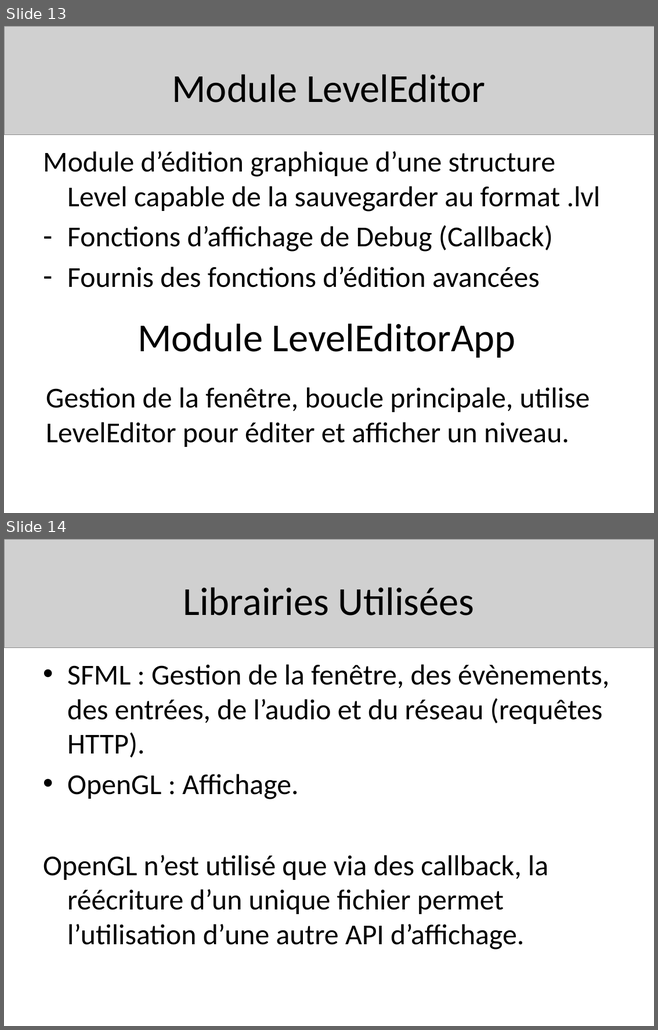
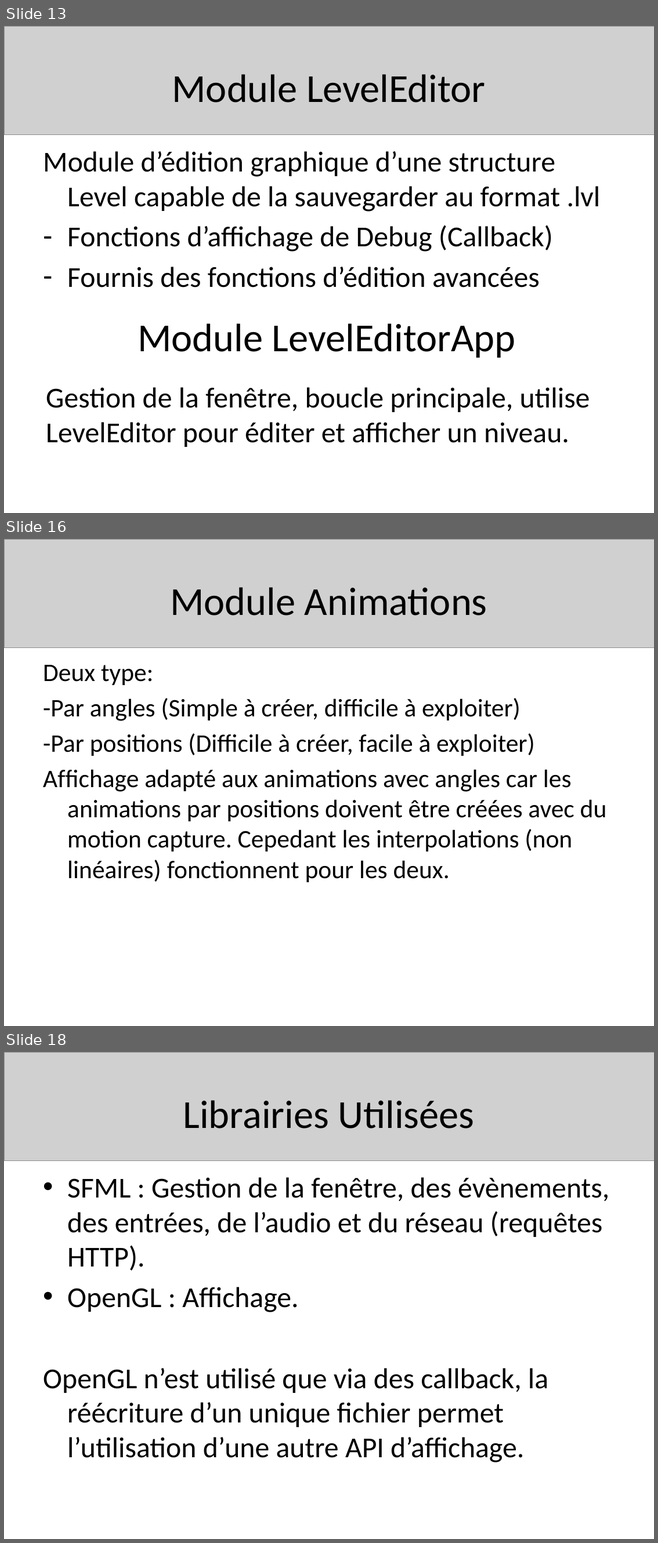
Before and after one commit to Senryoku/jump-n-run, a slide deck: Soutenance.pptx. Shown one above the other, each under a label of ours: slides 13 and 14 before the commit, slides 13, 16 and 18 after it; the slides between them are not shown. The pictures are 658x1030 and 658x1543 pixels, drawn with LibreOffice and Linux fonts; fonts in the diff are those of the drawing; grey boxes stand for pictures. Boxes give left, top, right and bottom in pixels: in the first picture for what was removed or moved away, otherwise in the second. Text is boxed around its words. In the diff, an @@ line names an element or a change of style, - is before the commit and + after.

```diff
--- a/Soutenance.pptx
+++ b/Soutenance.pptx
@@ slide 16 added at <box>4,539,654,1026</box>, background #FFFFFF @@
@@ picture added at <box>4,539,654,648</box> @@
@@ title added at <box>170,587,487,616</box>, 44 pt, text #000000 @@
+Module Animations
@@ text added at <box>43,665,607,882</box>, 28 pt, text #000000 @@
+Deux type:
+-Par angles (Simple à créer, difficile à exploiter)
+-Par positions (Difficile à créer, facile à exploiter)
+Affichage adapté aux animations avec angles car les animations par positions doivent être créées avec du motion capture. Cepedant les interpolations (non linéaires) fonctionnent pour les deux.
@@ what was slide 14 is now slide 18 @@
```
Also in this commit, not shown: 3 other slides added.
